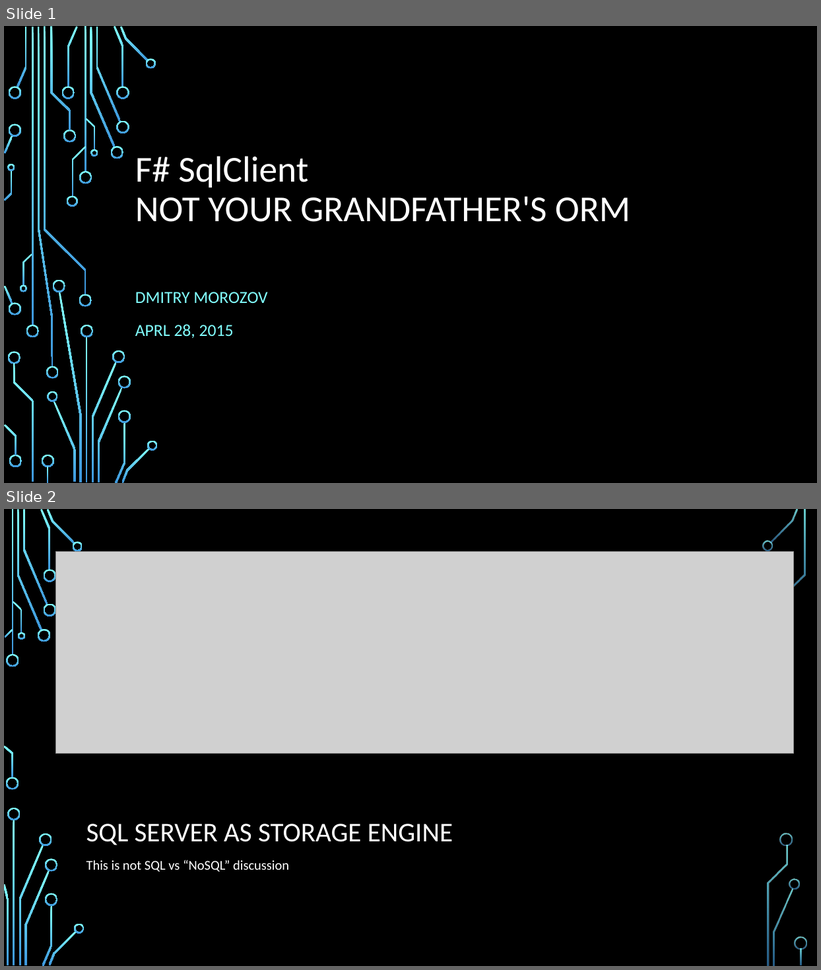
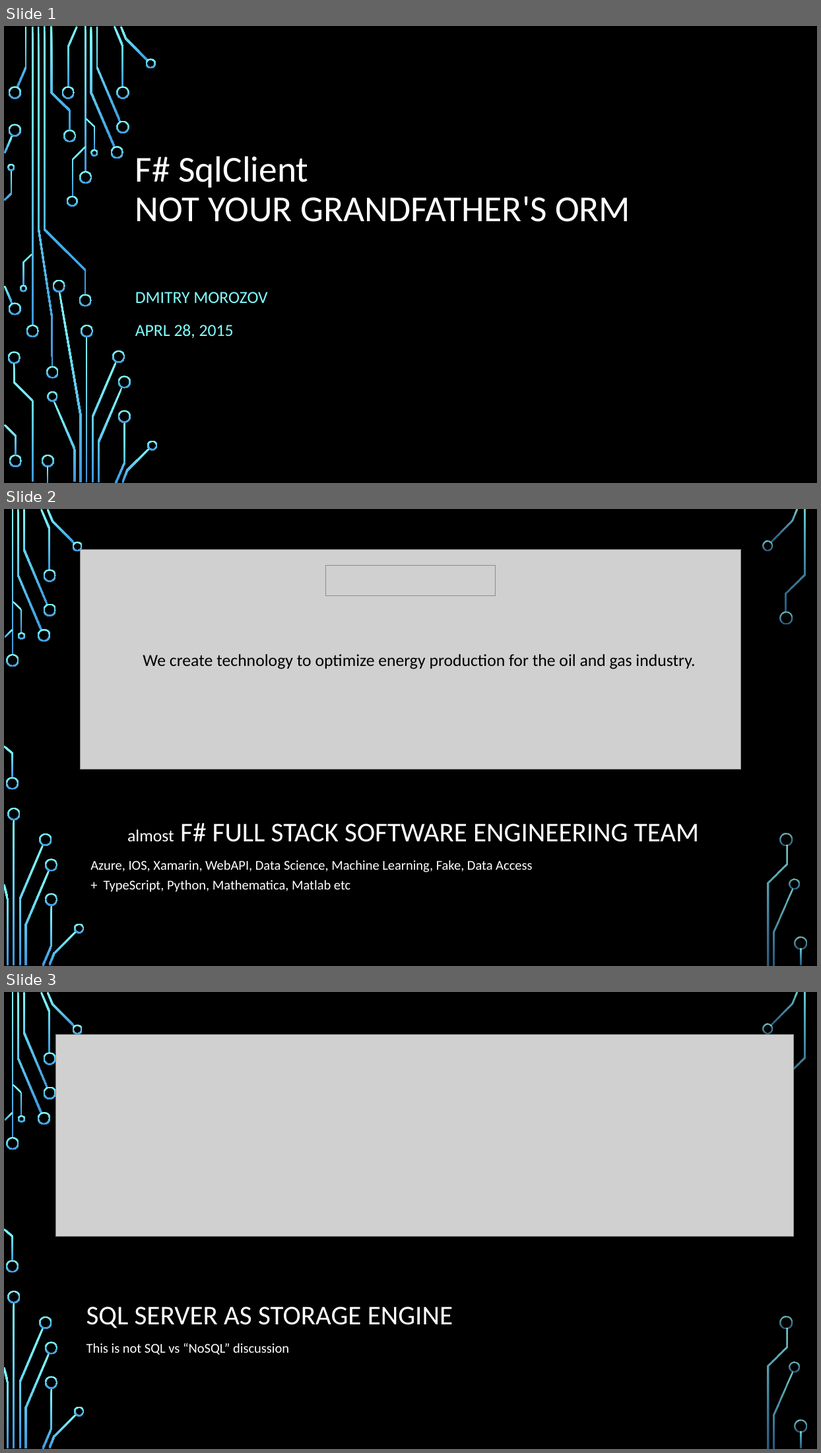
Before and after one commit to dmitry-a-morozov/Presentations, a slide deck: SF FSharp UG. 2015-04-28/slides.pptx. Shown one above the other, each under a label of ours: slides 1 and 2 before the commit, slides 1, 2 and 3 after it. The pictures are 821x970 and 821x1453 pixels, drawn with LibreOffice and Linux fonts; fonts in the diff are those of the drawing; grey boxes stand for pictures; background and template pictures are left out. Boxes give left, top, right and bottom in pixels: in the first picture for what was removed or moved away, otherwise in the second. Text is boxed around its words. In the diff, an @@ line names an element or a change of style, - is before the commit and + after.

Commit message:
Revert "slides fix"
This reverts commit dba83a16f559b98388ec9ed3e66b672b37a9b569.

```diff
--- a/SF FSharp UG. 2015-04-28/slides.pptx
+++ b/SF FSharp UG. 2015-04-28/slides.pptx
@@ slide 2 added at [4, 509, 817, 966], background picture (left out); not listed: 36 template elements that a slide beside it also shows @@
@@ picture added at [81, 549, 741, 770] @@
@@ picture added at [326, 566, 496, 596] @@
@@ text added at [143, 654, 695, 669], 20 pt, text #000000 @@
+We create technology to optimize energy production for the oil and gas industry.
@@ title added at [127, 823, 699, 842], 32 pt, text #FFFFFF @@
+almost F# FULL STACK SOFTWARE ENGINEERING TEAM
@@ text added at [90, 860, 532, 892], 16 pt, text #FFFFFF @@
+Azure, IOS, Xamarin, WebAPI, Data Science, Machine Learning, Fake, Data Access
++ TypeScript, Python, Mathematica, Matlab etc
@@ what was slide 2 is now slide 3 @@
```
